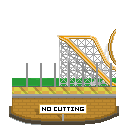
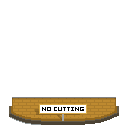
Comparing the layer stacks of the two 128 x 128 images. Changes:
removed layer "Layer 3" over [12, 63, 116, 97]
painted on "Layer 4" over [12, 95, 116, 97]
hid "Layer 9 copy" over [57, 29, 116, 92]
hid "Layer 9" over [57, 29, 116, 92]
hid "Layer 7" over [12, 78, 116, 86]
hid "Layer 6" over [12, 78, 116, 91]
